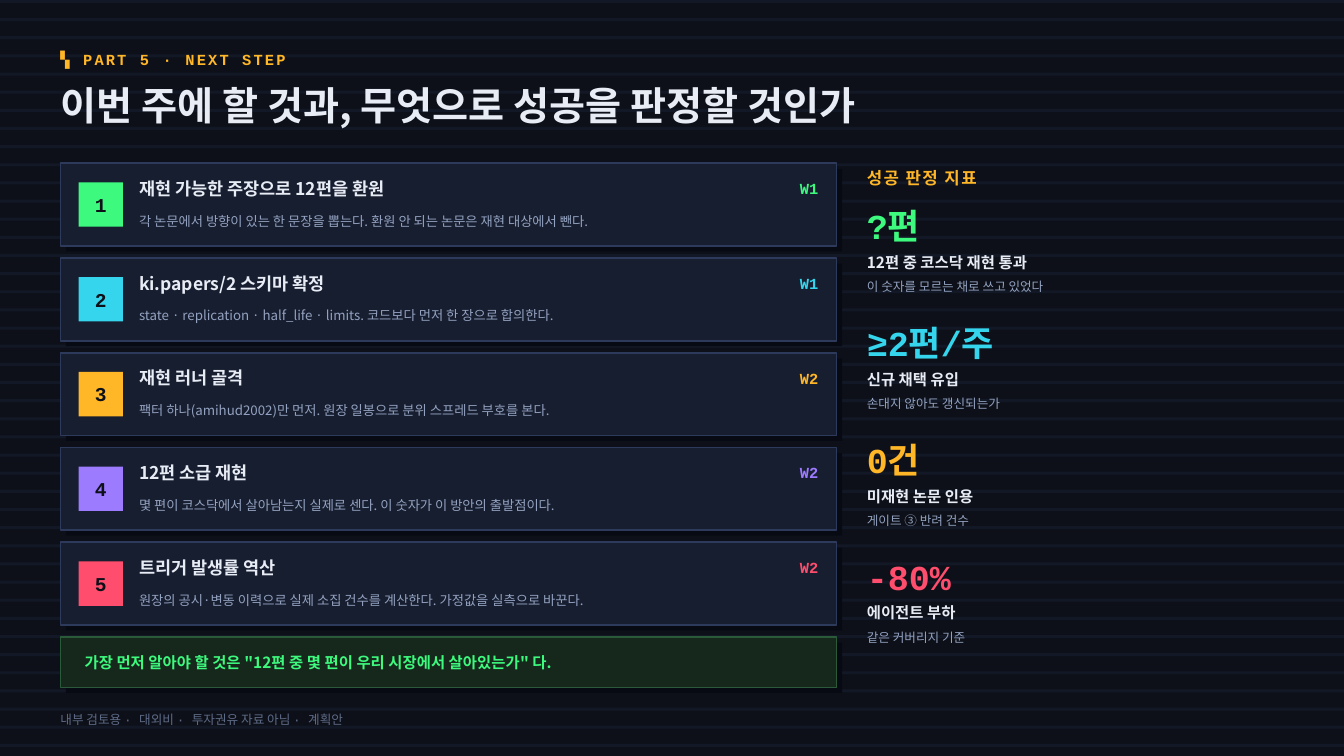
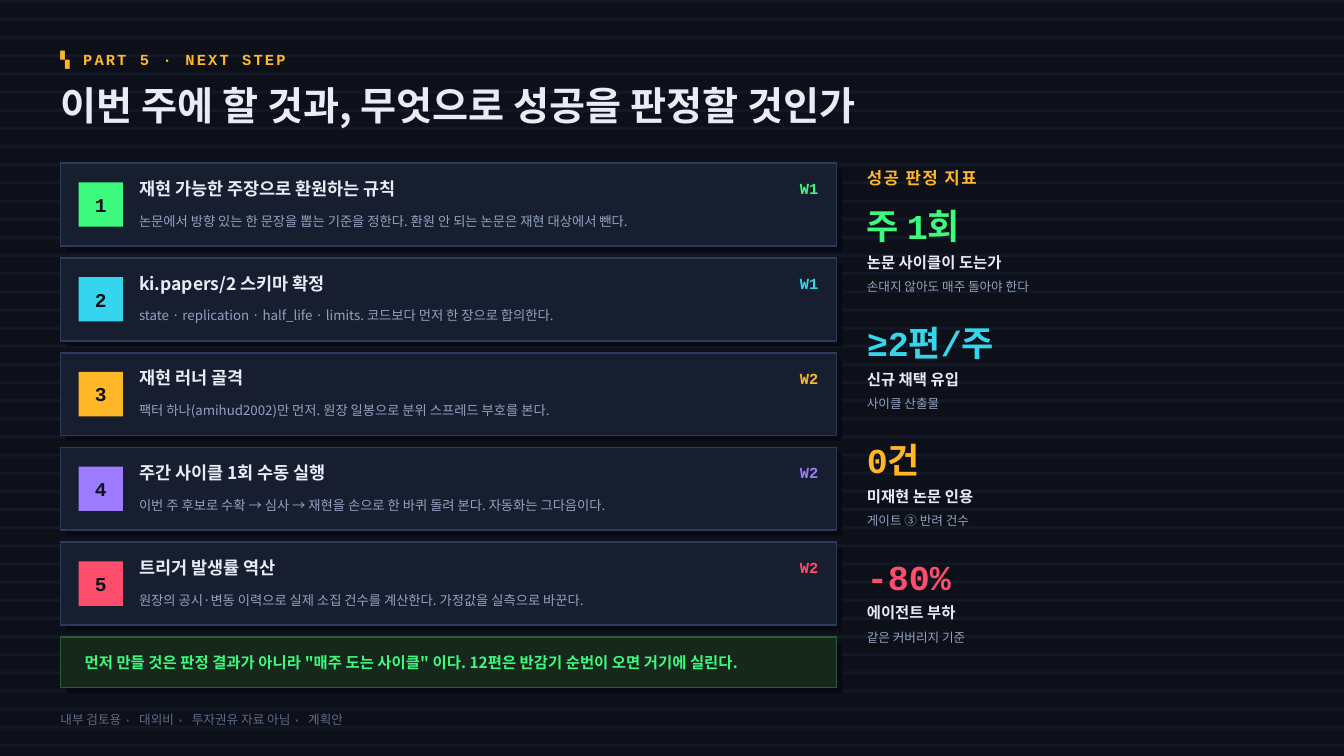
Before and after one commit to InnbumBaek/Stock_Agent, a slide deck: slide 37 of docs/agentization/Stock_Agent_에이전트화_계획안.pptx. Drawn at 1344x756 pixels with LibreOffice and Linux fonts; fonts in the diff are those of the drawing. Boxes give left, top, right and bottom in pixels: in the first picture for what was removed or moved away, otherwise in the second. Text is boxed around its words. In the diff, an @@ line names an element or a change of style, - is before the commit and + after.

```diff
--- a/docs/agentization/Stock_Agent_에이전트화_계획안.pptx
+++ b/docs/agentization/Stock_Agent_에이전트화_계획안.pptx
@@ text at [139,180,396,197]: text changed @@
-재현 가능한 주장으로 12편을 환원
+재현 가능한 주장으로 환원하는 규칙
@@ text at [139,215,627,227]: text changed @@
-각 논문에서 방향이 있는 한 문장을 뽑는다. 환원 안 되는 논문은 재현 대상에서 뺀다.
+논문에서 방향 있는 한 문장을 뽑는 기준을 정한다. 환원 안 되는 논문은 재현 대상에서 뺀다.
@@ text at [867,211,960,242]: text changed @@
-?편
+주 1회
@@ text at [867,255,1002,270]: text changed @@
-12편 중 코스닥 재현 통과
+논문 사이클이 도는가
@@ text at [867,280,1029,292]: text changed @@
-이 숫자를 모르는 채로 쓰고 있었다
+손대지 않아도 매주 돌아야 한다
@@ text at [867,397,939,409]: text changed @@
-손대지 않아도 갱신되는가
+사이클 산출물
@@ text at [139,464,326,481]: text changed @@
-12편 소급 재현
+주간 사이클 1회 수동 실행
@@ text at [139,499,606,511]: text changed @@
-몇 편이 코스닥에서 살아남는지 실제로 센다. 이 숫자가 이 방안의 출발점이다.
+이번 주 후보로 수확 → 심사 → 재현을 손으로 한 바퀴 돌려 본다. 자동화는 그다음이다.
@@ text at [85,655,738,670]: text changed @@
-가장 먼저 알아야 할 것은 "12편 중 몇 편이 우리 시장에서 살아있는가" 다.
+먼저 만들 것은 판정 결과가 아니라 "매주 도는 사이클" 이다. 12편은 반감기 순번이 오면 거기에 실린다.
```
Also in this commit, not shown: 9 other slides changed, 2 other files.
